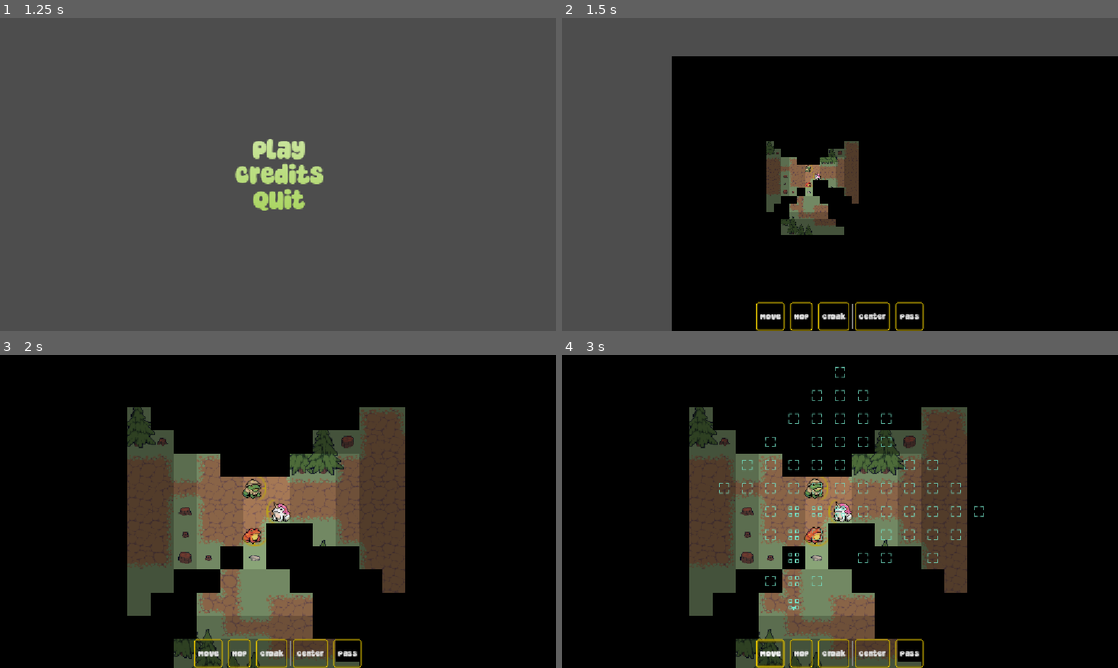
Above: before the commit, frames 1-4 (two rows, left to right).
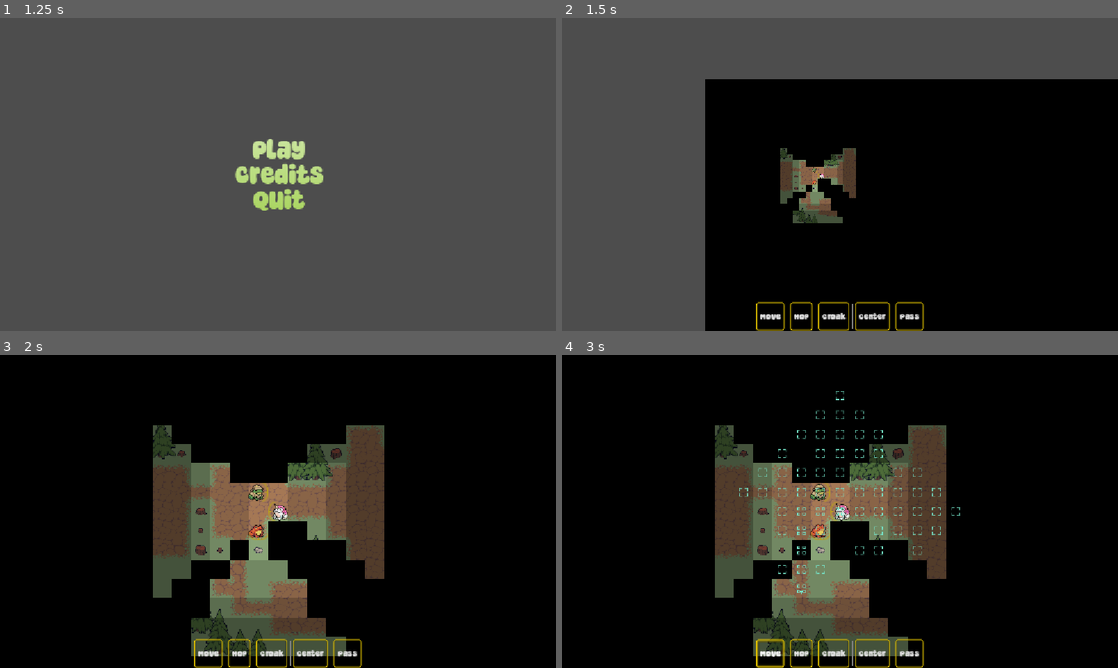
Above: after the commit, the same moments.

Repository: Habidakus/wild-jam-98-signal
Game: Godot game, scene res://scenes/main.tscn
The game is run twice, just before and just after one commit, with the same random seed, the same clock (stepped at 60 frames per second) and the same inputs.
Inputs (mouse positions are in pixels of both pictures, inside the frame that each line leads up to):
- Up to frame 1 (1.25 s): tap Enter at 0.5 s; move the mouse to (400, 158) at 0.52 s; click (400, 158) at 0.67 s
- Up to frame 2 (1.5 s): click "Play" at 1.25 s
- Up to frame 3 (2 s): no input
- Up to frame 4 (3 s): click "Center" at 2 s; click "Move" at 2.75 s

Frame 1 is identical in both runs. In frame 2, 13% of the frame differs, in the area x 19-100%, y 12-100%; in frame 3, 18%; in frame 4, 19%, in the area x 22-76%, y 3-100%.

Commit message:
Remove frogs when they are killed by mothmen, better zoom controls between moves

Diff:
--- a/scripts/sms_play.gd
+++ b/scripts/sms_play.gd
@@ -260,10 +260,14 @@
 
 func _advance_to_next_unit() -> void:
 	var f = _unit_list.pop_front()
-	if f[0].is_dead():
-		f[0].queue_free()
-	else:
-		_unit_list.append(f)
+	_unit_list.append(f)
+	var only_alive: Array[Array] = []
+	for entry in _unit_list:
+		if entry[0].is_dead():
+			entry[0].queue_free()
+		else:
+			only_alive.append(entry)
+	_unit_list = only_alive
 	_play_state = PlayState.SETUP_COMMAND
 
 
@@ -362,13 +366,13 @@
 	var second_global_pos: Vector2 = current_global_pos + 2.0 * delta_global_pos / 3.0
 	var third_global_pos: Vector2 = dest_global_pos
 
-	_camera_tween.tween_property(%Camera2D, "zoom", Vector2.ONE * 0.5, 0.2).set_ease(Tween.EASE_OUT).set_trans(Tween.TRANS_SINE)
+	_camera_tween.tween_property(%Camera2D, "zoom", Vector2.ONE * 0.4, 0.2).set_ease(Tween.EASE_OUT).set_trans(Tween.TRANS_SINE)
 	_camera_tween.parallel()
 	_camera_tween.tween_property(%Camera2D, "global_position", first_global_pos, 0.20).set_ease(Tween.EASE_OUT).set_trans(Tween.TRANS_SINE)
 
 	_camera_tween.tween_property(%Camera2D, "global_position", second_global_pos, 0.20)
 
-	_camera_tween.tween_property(%Camera2D, "zoom", Vector2.ONE * 1.5, 0.2).set_ease(Tween.EASE_OUT).set_trans(Tween.TRANS_SINE)
+	_camera_tween.tween_property(%Camera2D, "zoom", Vector2.ONE * 1.25, 0.2).set_ease(Tween.EASE_OUT).set_trans(Tween.TRANS_SINE)
 	_camera_tween.parallel()
 	_camera_tween.tween_property(%Camera2D, "global_position", third_global_pos, 0.2).set_ease(Tween.EASE_OUT).set_trans(Tween.TRANS_SINE)
 
